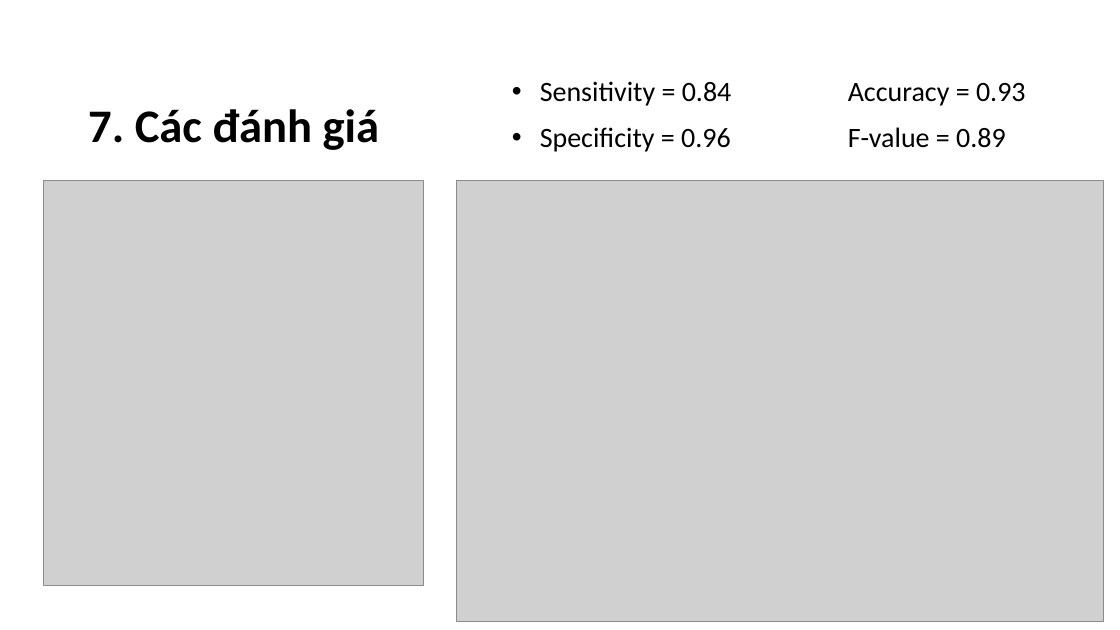
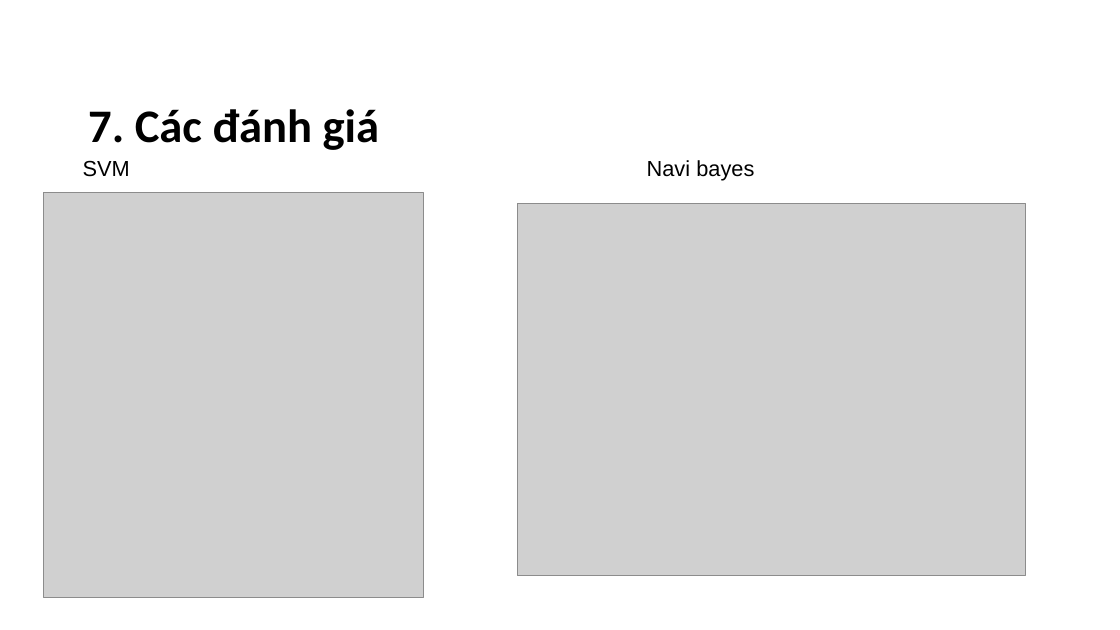
Before and after one commit to dungnguyenhuu/Bioinformatics, a slide deck: slide 12 of Documents/TSH_Slide.pptx. Drawn at 1120x630 pixels with LibreOffice and Linux fonts; fonts in the diff are those of the drawing; grey boxes stand for pictures. Boxes give left, top, right and bottom in pixels: in the first picture for what was removed or moved away, otherwise in the second. Text is boxed around its words. In the diff, an @@ line names an element or a change of style, - is before the commit and + after.

```diff
--- a/Documents/TSH_Slide.pptx
+++ b/Documents/TSH_Slide.pptx
@@ text removed at (540,81,1026,152) @@
-• Sensitivity = 0.84 Accuracy = 0.93
-• Specificity = 0.96 F-value = 0.89
@@ text added at (83,160,130,177), 14 pt, text #000000 @@
+SVM
@@ text added at (647,160,754,181), 14 pt, text #000000 @@
+Navi bayes
@@ picture: place and size @@
-picture at (44,180,423,586)
+picture at (44,193,423,598)
@@ picture: place and size @@
-picture at (457,180,1104,622)
+picture at (517,203,1026,576)
```
Also in this commit, not shown: 2 other slides changed, 4 other files.
